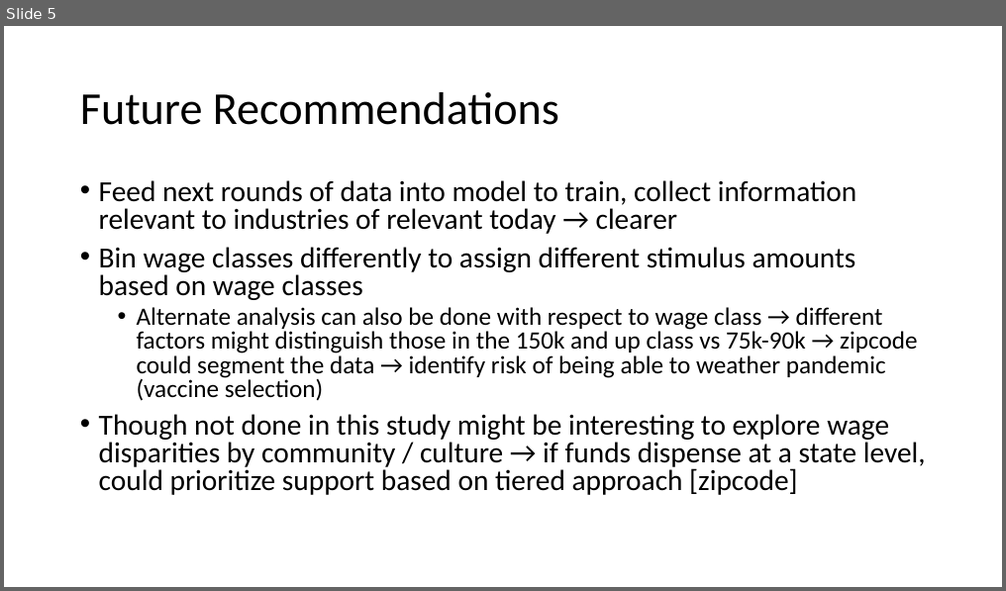
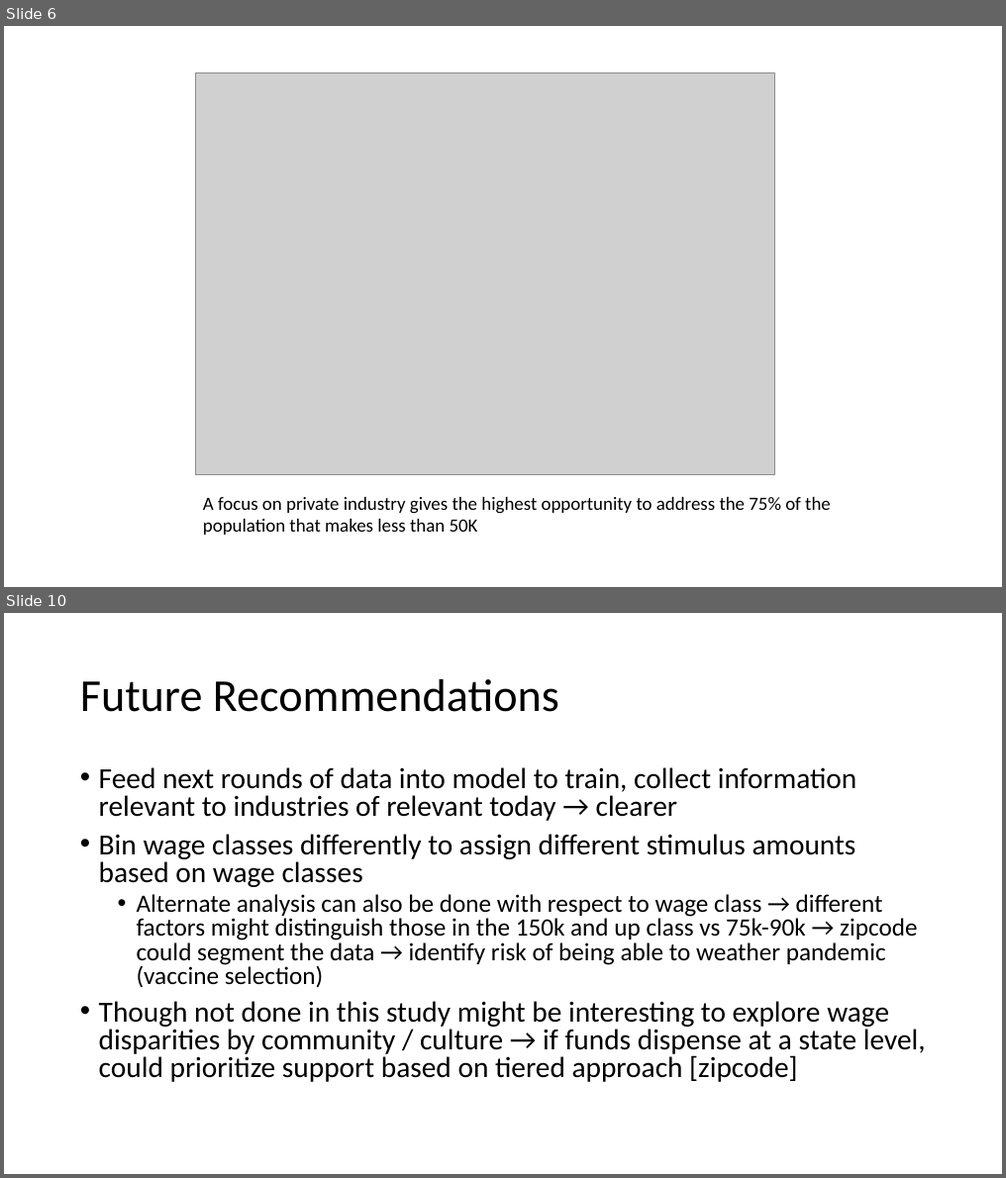
Before and after one commit to scottlou/gitStash_lab, a slide deck: MOD3/Mod3_FinalProject/Mod3Project.pptx. Shown one above the other, each under a label of ours: slide 5 before the commit, slides 6 and 10 after it; the slides between them are not shown. The pictures are 1006x591 and 1006x1178 pixels, drawn with LibreOffice and Linux fonts; fonts in the diff are those of the drawing; grey boxes stand for pictures. Boxes give left, top, right and bottom in pixels: in the first picture for what was removed or moved away, otherwise in the second. Text is boxed around its words. In the diff, an @@ line names an element or a change of style, - is before the commit and + after.

```diff
--- a/MOD3/Mod3_FinalProject/Mod3Project.pptx
+++ b/MOD3/Mod3_FinalProject/Mod3Project.pptx
@@ slide 6 added at [4, 26, 1002, 587], background #FFFFFF @@
@@ picture added at [196, 73, 775, 475] @@
@@ text added at [203, 497, 831, 535], 18 pt, text #000000 @@
+A focus on private industry gives the highest opportunity to address the 75% of the population that makes less than 50K
@@ what was slide 5 is now slide 10 @@
```
Also in this commit, not shown: 3 slides changed, 7 other slides added, 1 slide removed, 38 other files.
